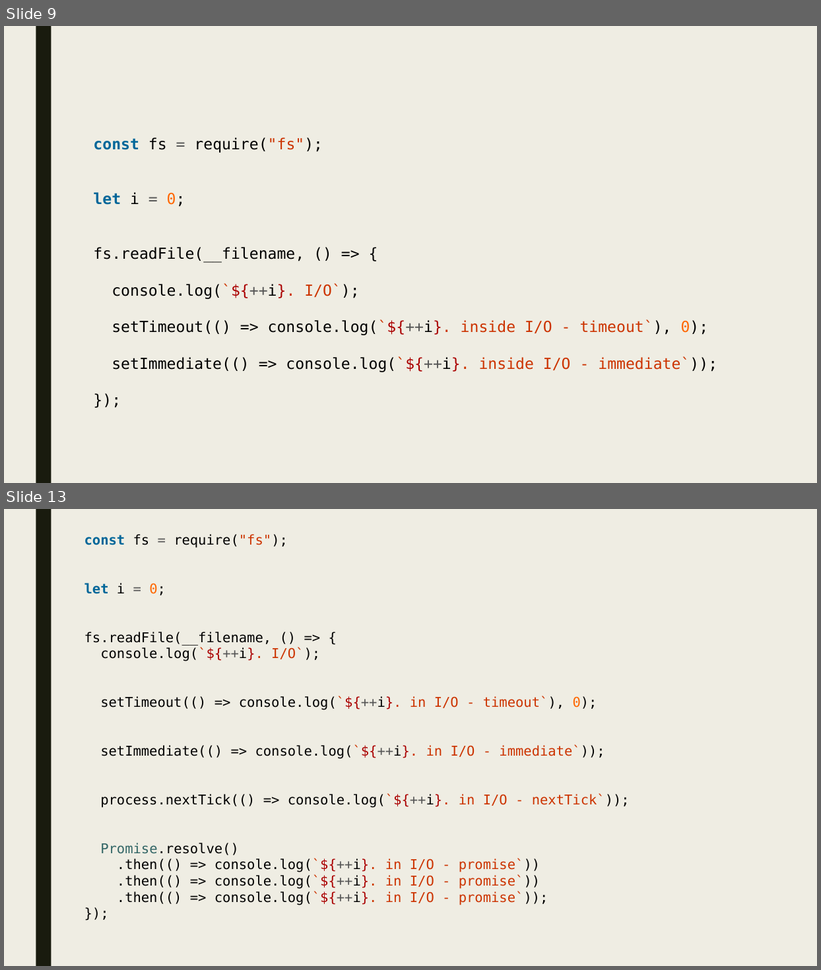
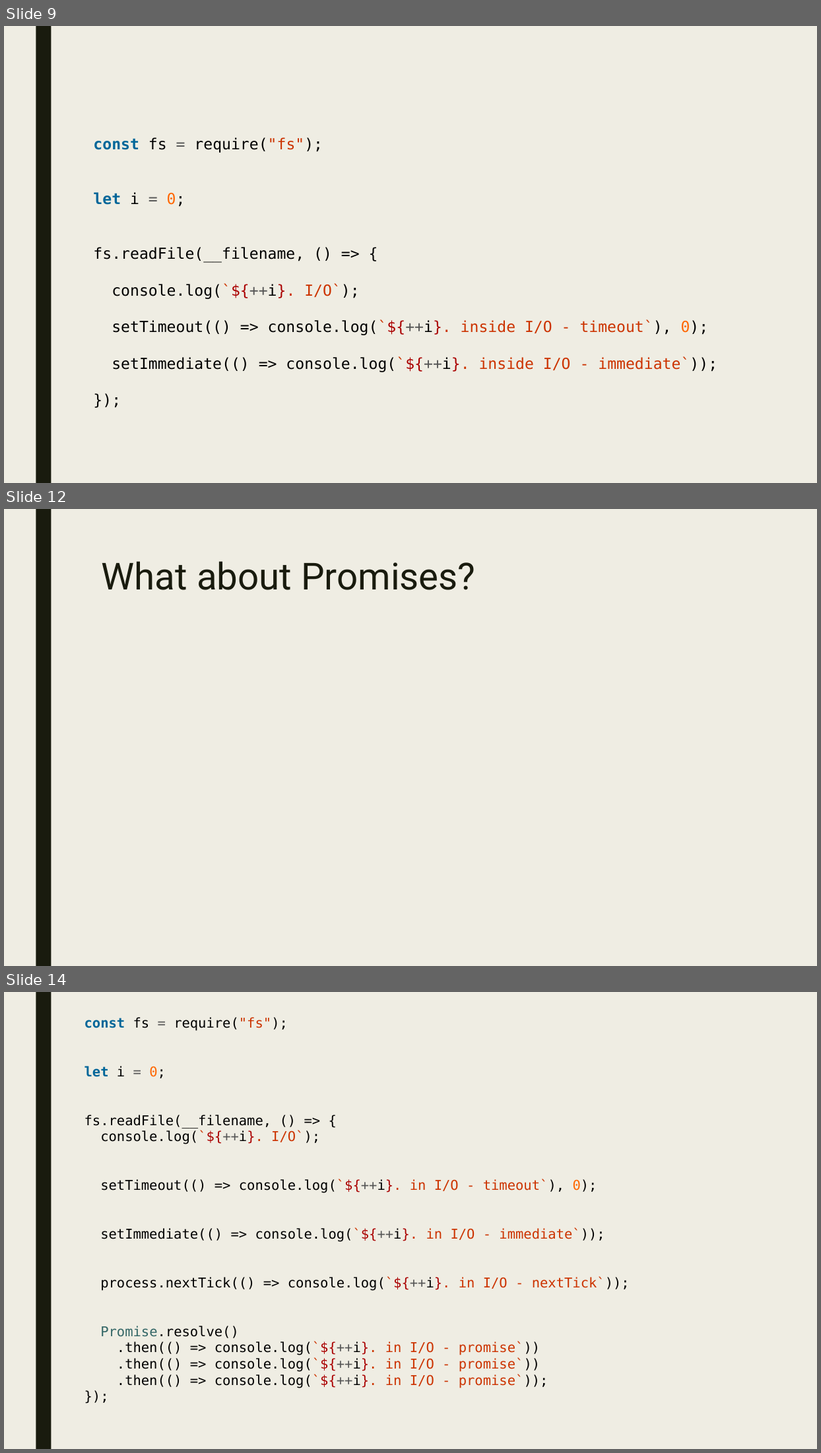
Before and after one commit to nabriski/lectures, a slide deck: event-loop/prez.pptx. Shown one above the other, each under a label of ours: slides 9 and 13 before the commit, slides 9, 12 and 14 after it; the slides between them are not shown. The pictures are 821x970 and 821x1453 pixels, drawn with LibreOffice and Linux fonts; fonts in the diff are those of the drawing. Boxes give left, top, right and bottom in pixels: in the first picture for what was removed or moved away, otherwise in the second. Text is boxed around its words. In the diff, an @@ line names an element or a change of style, - is before the commit and + after.

```diff
--- a/event-loop/prez.pptx
+++ b/event-loop/prez.pptx
@@ slide 12 added at (4,509,817,966), background #EFEDE3; not listed: 1 template element that a slide beside it also shows @@
@@ title added at (102,561,475,590), 44 pt, text #191B0E @@
+What about Promises?
@@ what was slide 13 is now slide 14 @@
```
Also in this commit, not shown: 6 slides changed.
